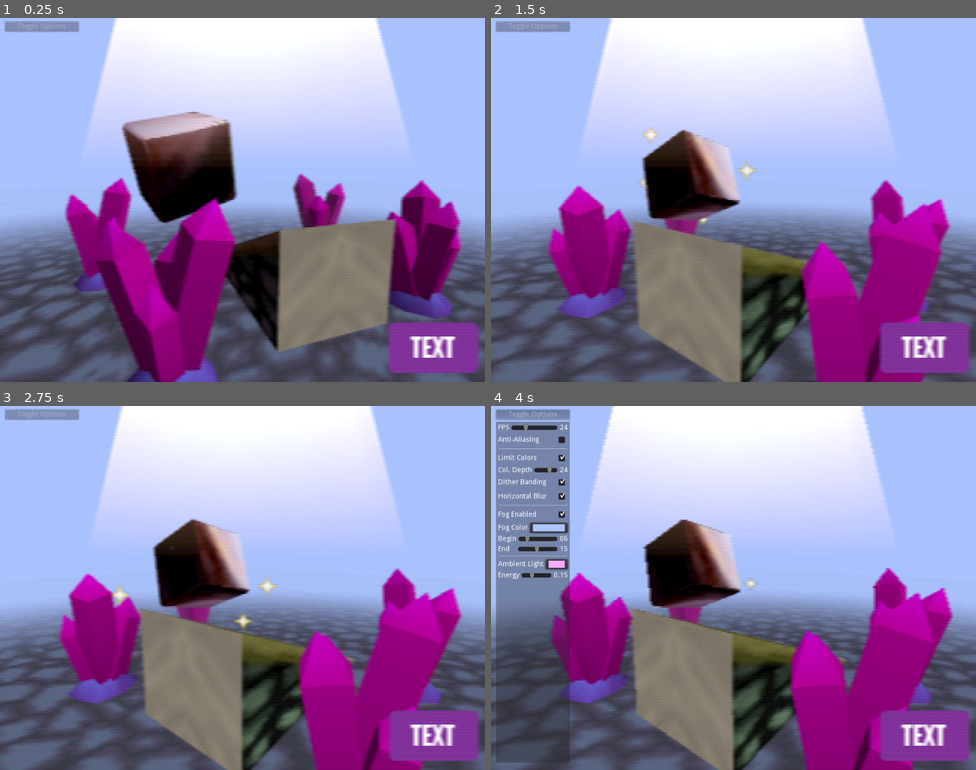
Above: before the commit, frames 1-4 (two rows, left to right).
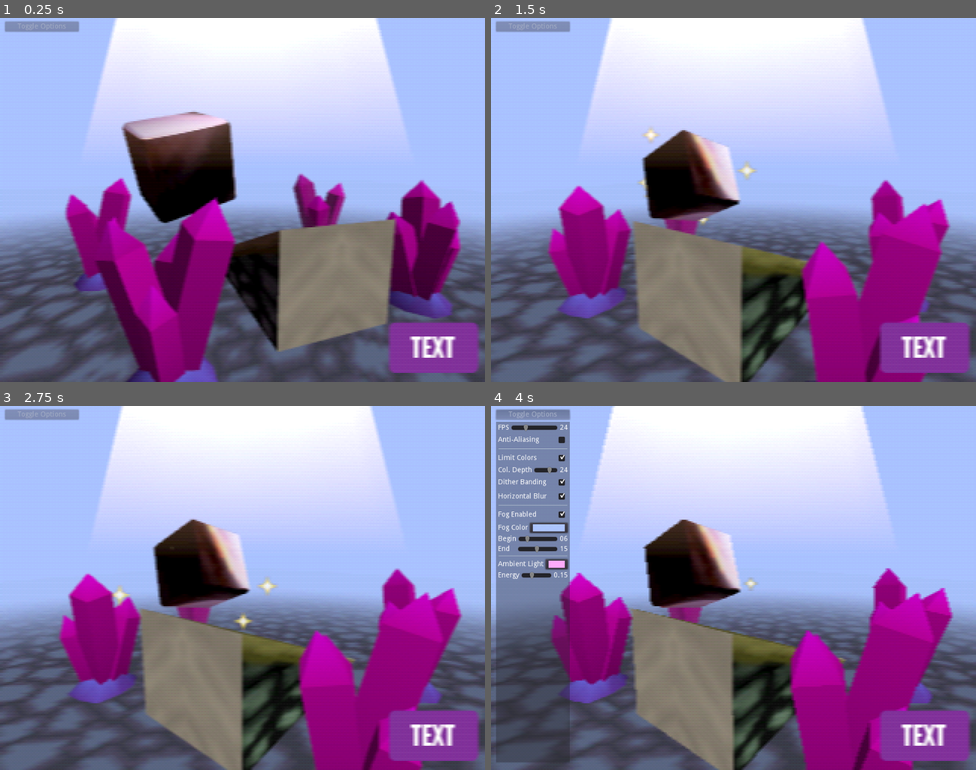
Above: after the commit, the same moments.

Repository: MenacingMecha/godot-n64-shader-demo
Game: Godot game, scene res://main.tscn
The game is run twice, just before and just after one commit, with the same random seed, the same clock (stepped at 60 frames per second) and the same inputs. The engine's default icon, where the game draws it, is replaced by a stand-in: a white triangle on a blue panel in a dark square.
Inputs (mouse positions are in pixels of both pictures, inside the frame that each line leads up to):
- Up to frame 1 (0.25 s): no input
- Up to frame 2 (1.5 s): tap Enter (ui_accept) at 0.5, 0.77 s
- Up to frame 3 (2.75 s): tap Enter (ui_accept) at 1.52 s
- Up to frame 4 (4 s): click "Toggle Options" at 2.75 s; click (563, 438) at 3.5 s

The runs differ from the first frame. In frame 1, 0.3% of the frame differs, in the area x 28-49%, y 26-57%; in frame 2, less than 0.1%; in frame 3, less than 0.1%; in frame 4, less than 0.1%.

Commit message:
Changed `object_metal_mat.tres` to use `metal_tex.png`

Diff:
--- a/world/object_metal_mat.tres
+++ b/world/object_metal_mat.tres
@@ -1,7 +1,7 @@
 [gd_resource type="ShaderMaterial" load_steps=3 format=2]
 
 [ext_resource path="res://shaders/n64_lit_metal.shader" type="Shader" id=1]
-[ext_resource path="res://world/libre_metal.png" type="Texture" id=2]
+[ext_resource path="res://world/metal_tex.png" type="Texture" id=2]
 
 [resource]
 shader = ExtResource( 1 )
Binary file removed: world/libre_metal.png
Not shown, removed: world/libre_metal.png.import
